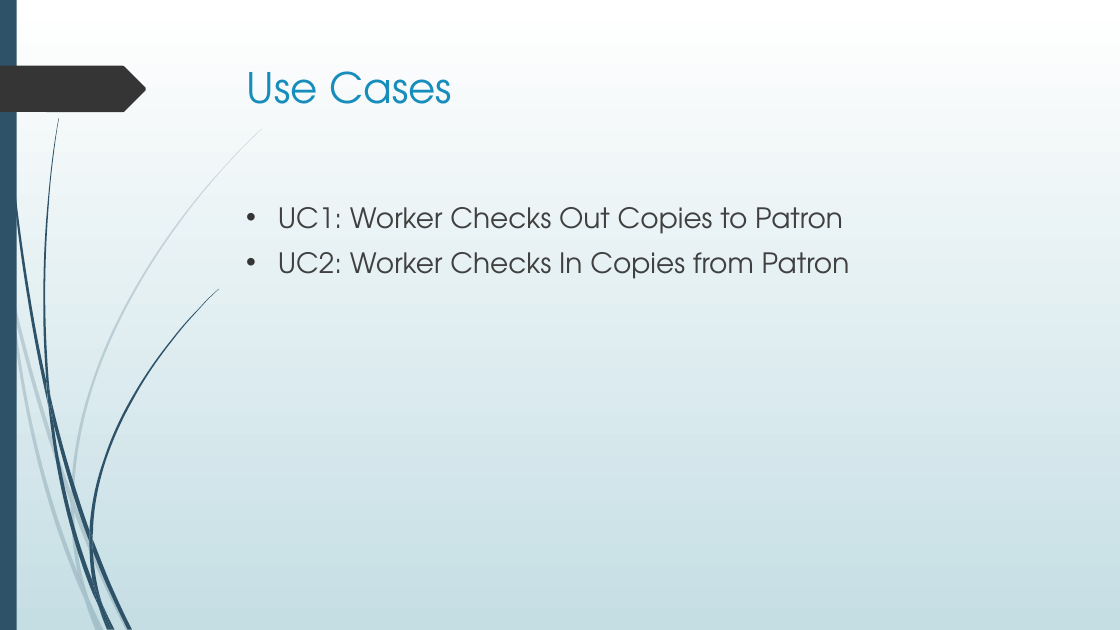
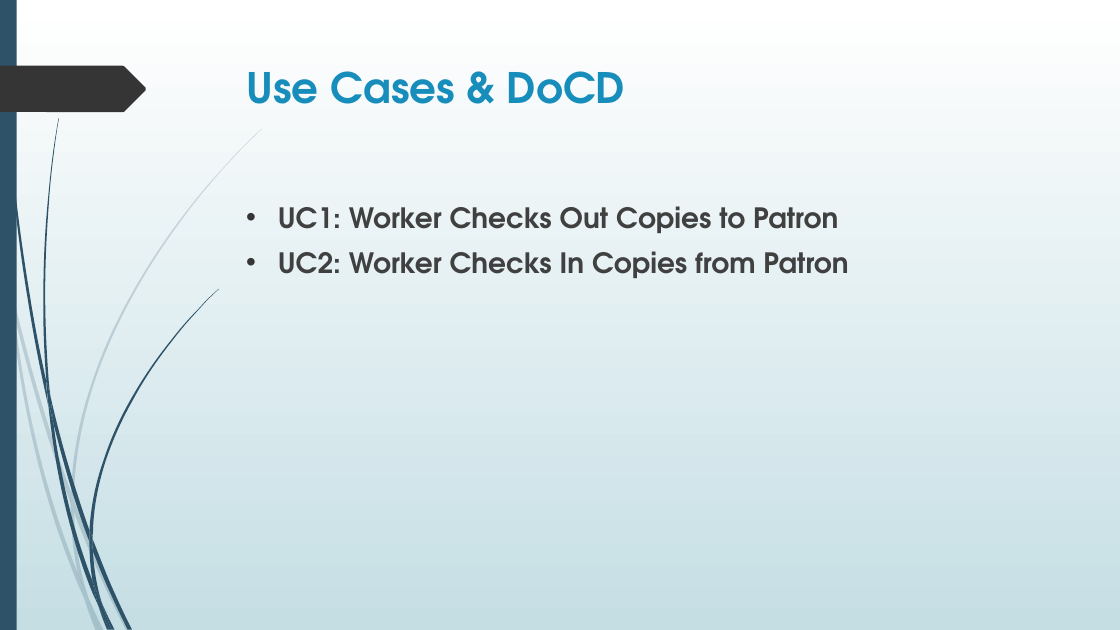
Before and after one commit to dan-ward/TP-6, a slide deck: slide 2 of TRL_final/Textbook Rental Library - Presentation.pptx (slide 3 before the commit). Drawn at 1120x630 pixels with LibreOffice and Linux fonts; fonts in the diff are those of the drawing. Boxes give left, top, right and bottom in pixels: in the first picture for what was removed or moved away, otherwise in the second. Text is boxed around its words. In the diff, an @@ line names an element or a change of style, - is before the commit and + after.

```diff
--- a/TRL_final/Textbook Rental Library - Presentation.pptx
+++ b/TRL_final/Textbook Rental Library - Presentation.pptx
@@ title at bbox=[247, 71, 625, 104]: text changed; bold on @@
-Use Cases
+Use Cases & DoCD
@@ text "UC1: Worker Checks Out Copies ..." at bbox=[278, 206, 848, 278]: bold on @@
```
Also in this commit, not shown: 5 other slides changed, 3 slides added.
